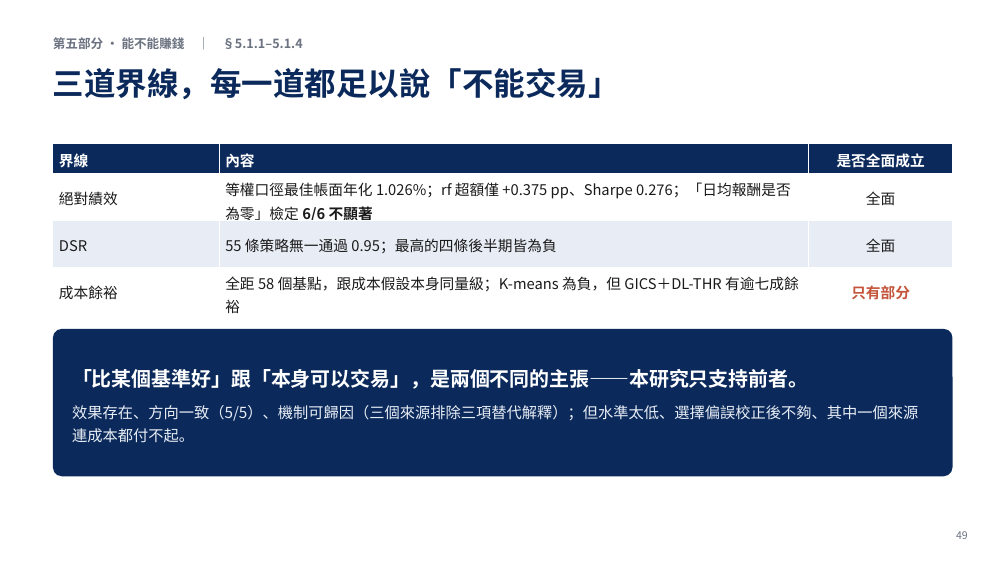
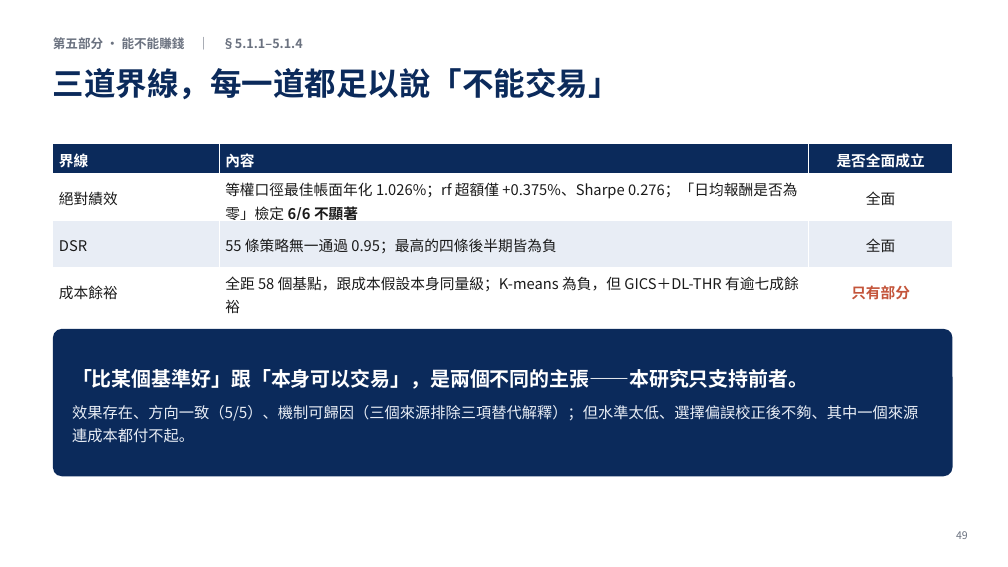
Before and after one commit to LerajieAsta/pairtrade_trainingproject, a slide deck: slide 49 of thesis/1150922_60min.pptx. Drawn at 1008x567 pixels with LibreOffice and Linux fonts; fonts in the diff are those of the drawing. Boxes give left, top, right and bottom in pixels: in the first picture for what was removed or moved away, otherwise in the second. Text is boxed around its words. In the diff, an @@ line names an element or a change of style, - is before the commit and + after.

```diff
--- a/thesis/1150922_60min.pptx
+++ b/thesis/1150922_60min.pptx
@@ table at bbox=[53, 144, 953, 317] @@
-row 2, column 2: 等權口徑最佳帳面年化 1.026%；rf 超額僅 +0.375 pp、Sharpe 0.276；「日均報酬是否為零」檢定 6/6 不顯著
+row 2, column 2: 等權口徑最佳帳面年化 1.026%；rf 超額僅 +0.375%、Sharpe 0.276；「日均報酬是否為零」檢定 6/6 不顯著
```
Also in this commit, not shown: 9 other slides changed, 12 other files.
